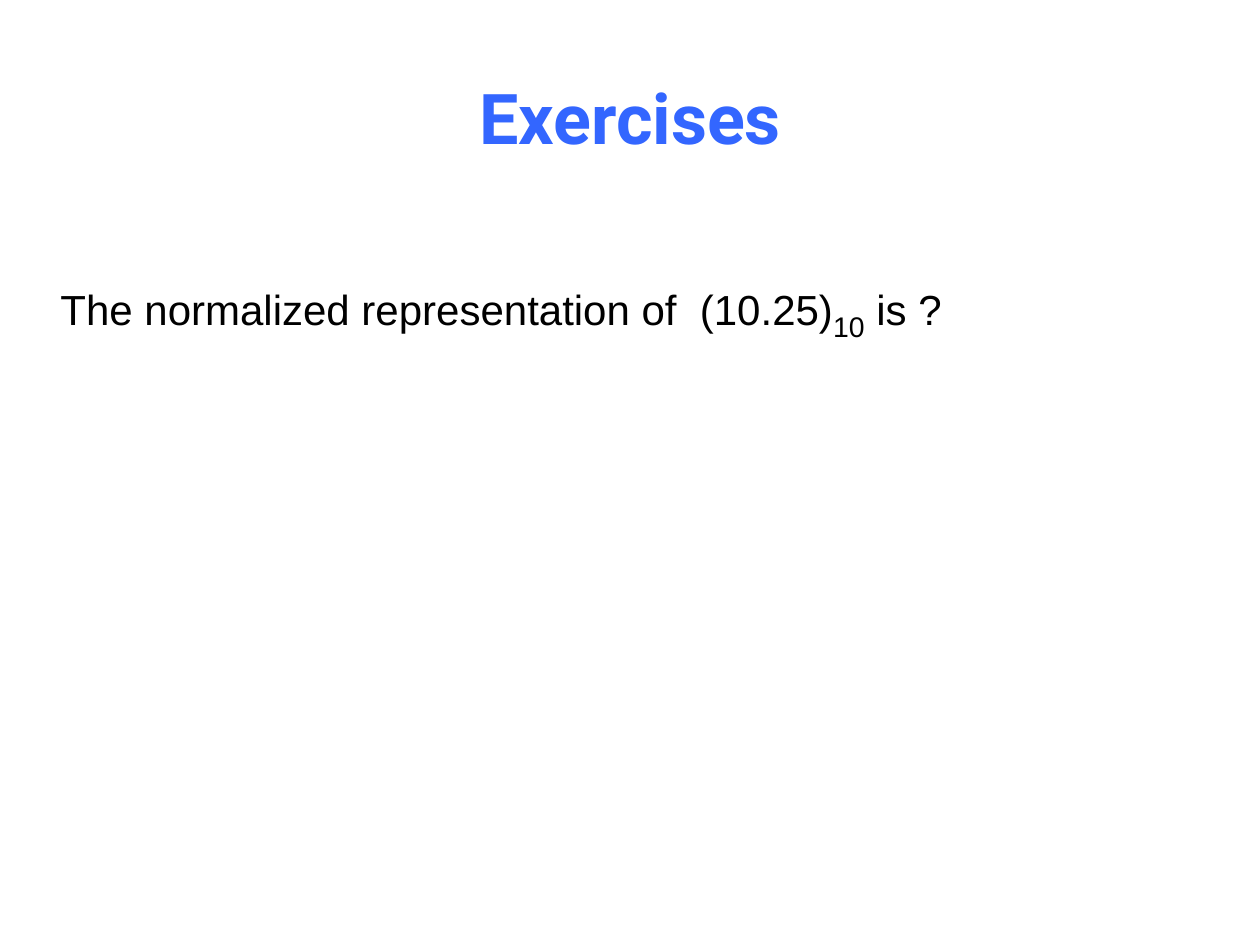
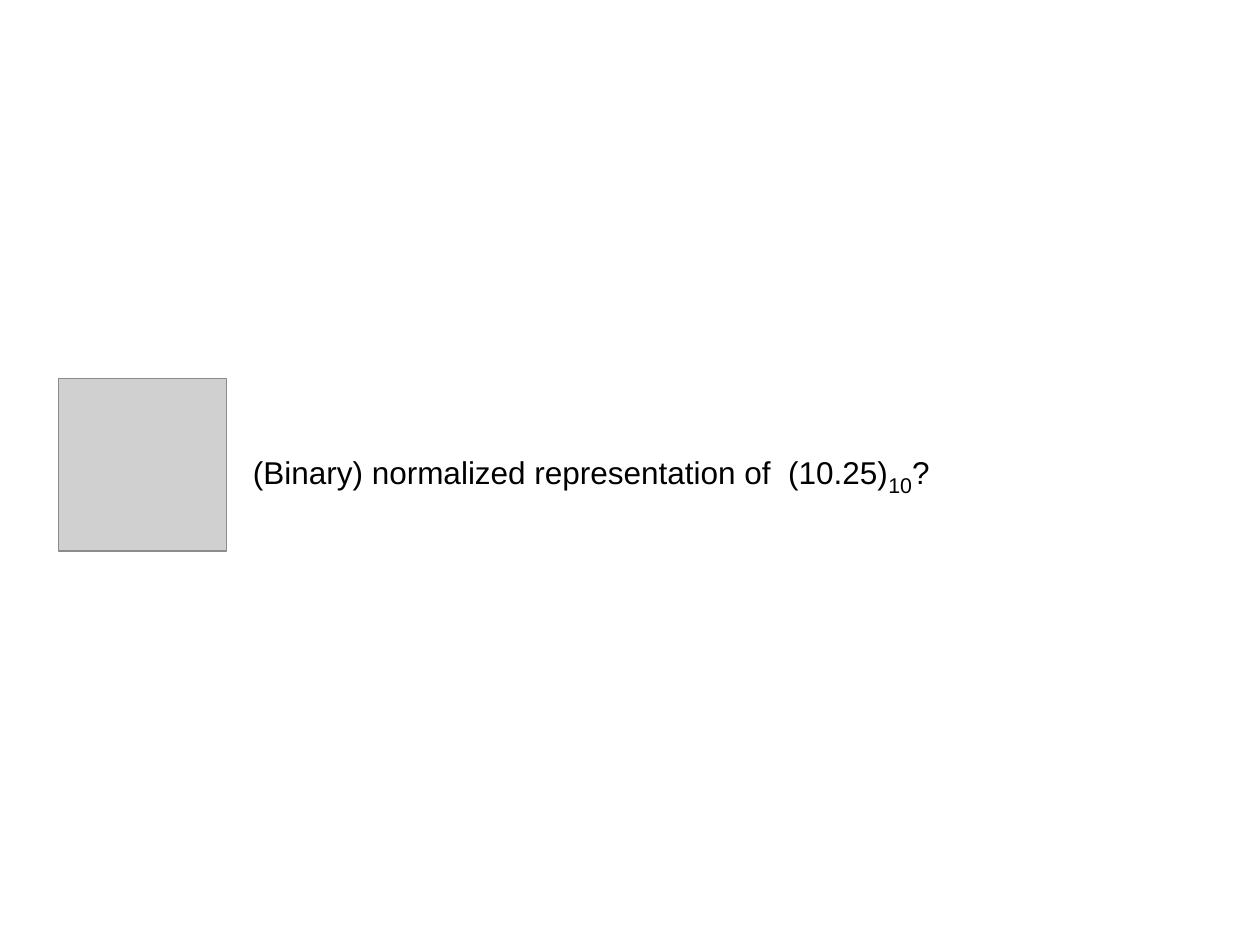
Before and after one commit to NYU-CSO/nyu-cso.github.io, a slide deck: slide 8 of notes/03-floats.pptx (slide 23 before the commit). Drawn at 1260x945 pixels with LibreOffice and Linux fonts; fonts in the diff are those of the drawing; grey boxes stand for pictures. Boxes give left, top, right and bottom in pixels: in the first picture for what was removed or moved away, otherwise in the second. Text is boxed around its words. In the diff, an @@ line names an element or a change of style, - is before the commit and + after.

```diff
--- a/notes/03-floats.pptx
+++ b/notes/03-floats.pptx
@@ title removed at (479,92,781,145) @@
-Exercises
@@ picture added at (59,379,227,552) @@
@@ text at (253,461,912,494): text changed; size 24 to 18 pt @@
-The normalized representation of (10.25)10 is ?
+(Binary) normalized representation of (10.25)10?
```
Also in this commit, not shown: 37 other slides changed, 9 slides added, 51 slides removed, 2 other files.
